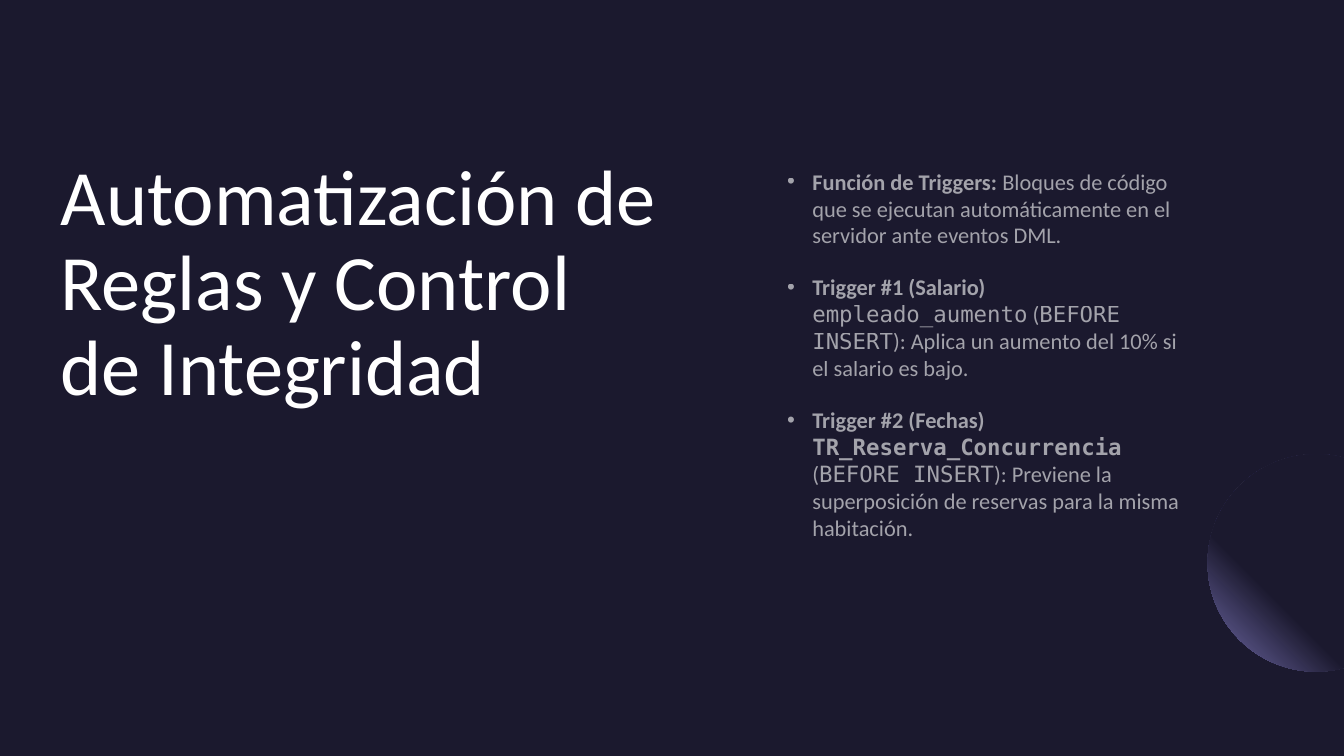
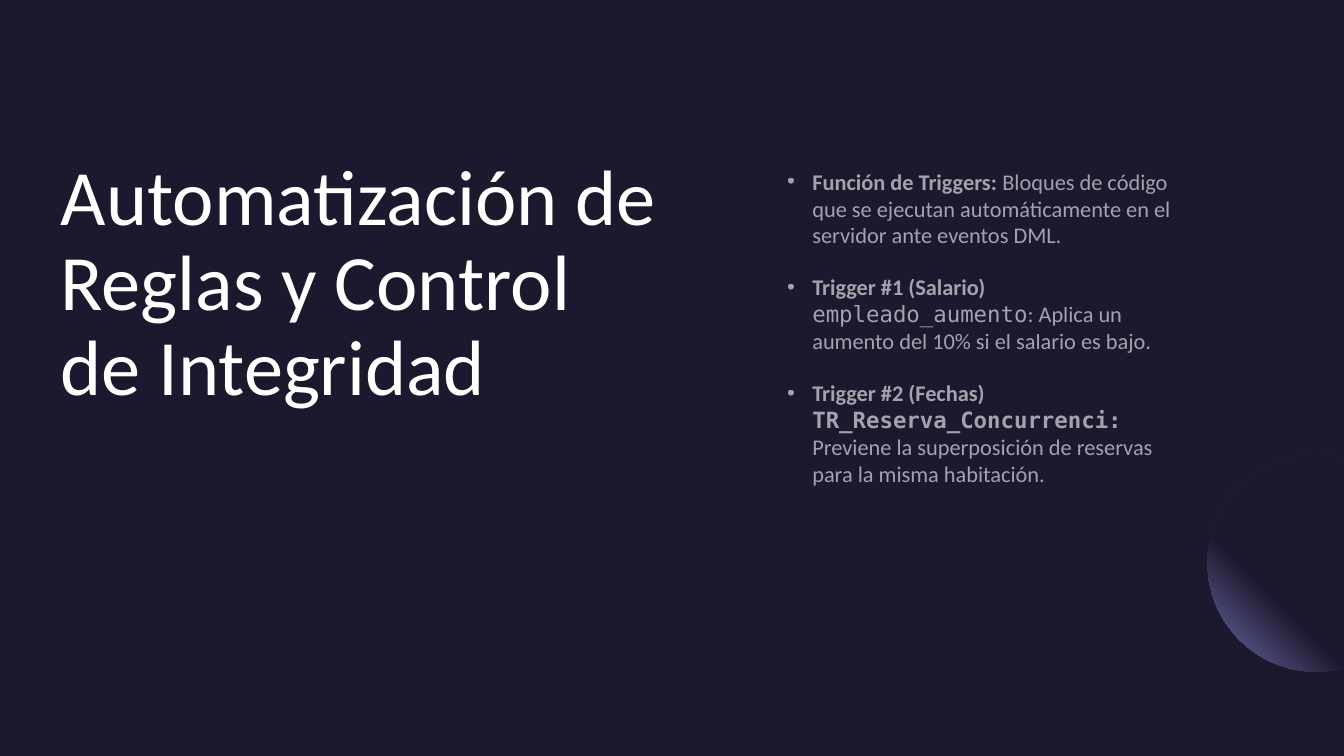
Before and after one commit to Crove7/BaseDeDatos, a slide deck: slide 6 of Documentacion/Presentacion.pptx (slide 5 before the commit). Drawn at 1344x756 pixels with LibreOffice and Linux fonts; fonts in the diff are those of the drawing. Boxes give left, top, right and bottom in pixels: in the first picture for what was removed or moved away, otherwise in the second. Text is boxed around its words. In the diff, an @@ line names an element or a change of style, - is before the commit and + after.

```diff
--- a/Documentacion/Presentacion.pptx
+++ b/Documentacion/Presentacion.pptx
@@ text at (812,279,1153,486): text changed @@
-• Trigger #1 (Salario) empleado_aumento (BEFORE INSERT): Aplica un aumento del 10% si el salario es bajo.
-• Trigger #2 (Fechas) TR_Reserva_Concurrencia (BEFORE INSERT): Previene la superposición de reservas para la misma habitación.
+• Trigger #1 (Salario) empleado_aumento: Aplica un aumento del 10% si el salario es bajo.
+• Trigger #2 (Fechas) TR_Reserva_Concurrenci: Previene la superposición de reservas para la misma habitación.
```
Also in this commit, not shown: 4 other slides changed, 2 slides added.
